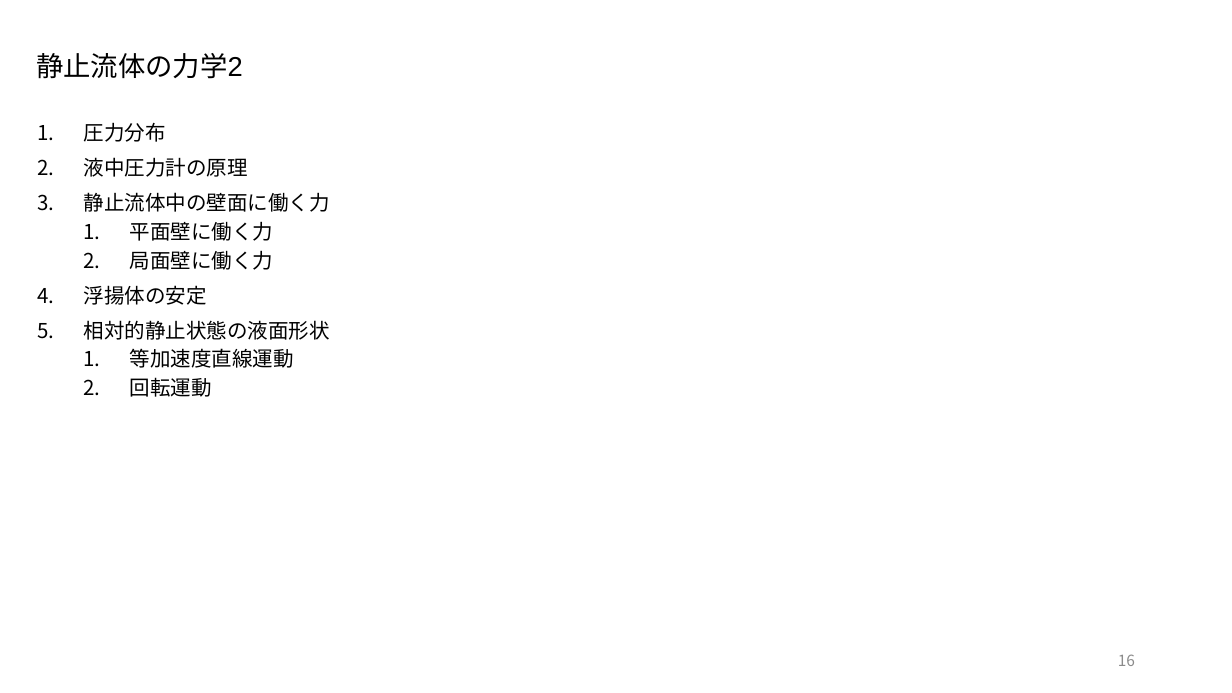
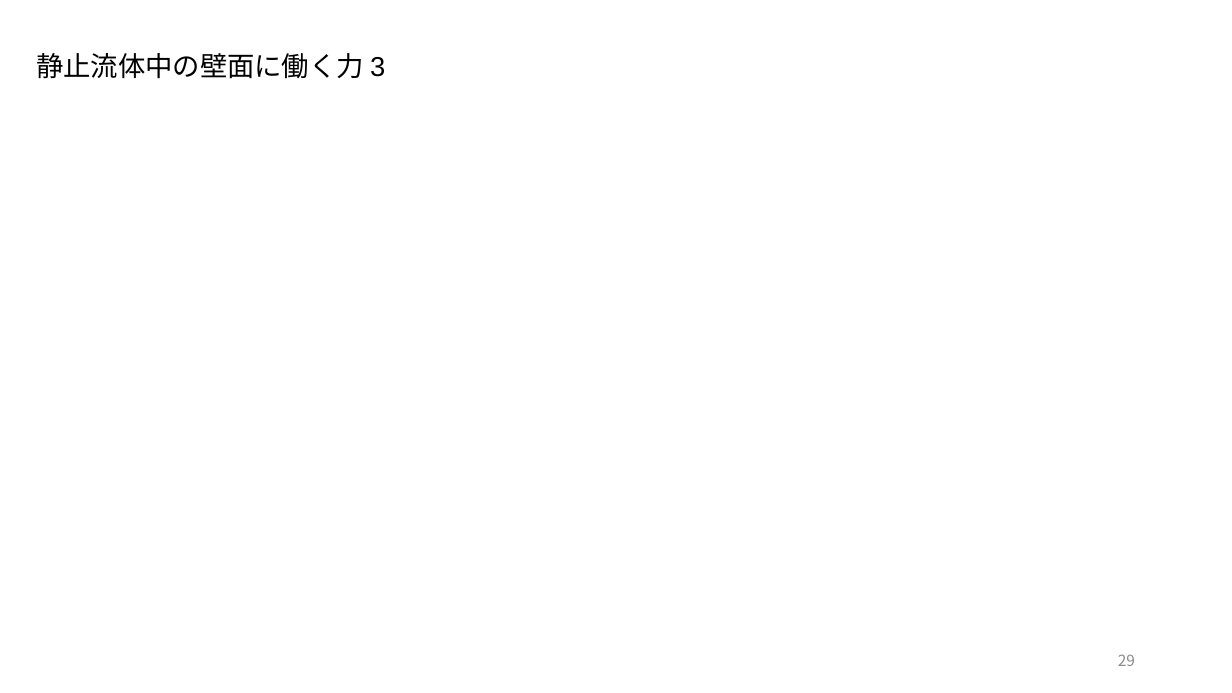
Before and after one commit to akmiccom/markdown_powerpoint, a slide deck: slide 29 of Basics_of_Fluid_Mechanics/Basics_of_Fluid_Mechanics.pptx (slide 16 before the commit). Drawn at 1232x693 pixels with LibreOffice and Linux fonts; fonts in the diff are those of the drawing; background and template pictures are left out. Boxes give left, top, right and bottom in pixels: in the first picture for what was removed or moved away, otherwise in the second. Text is boxed around its words. In the diff, an @@ line names an element or a change of style, - is before the commit and + after.

Commit message:
平面壁に働く力まで完了

```diff
--- a/Basics_of_Fluid_Mechanics/Basics_of_Fluid_Mechanics.pptx
+++ b/Basics_of_Fluid_Mechanics/Basics_of_Fluid_Mechanics.pptx
@@ title at (x1=36, y1=53, x2=385, y2=79): text changed @@
-静止流体の力学2
+静止流体中の壁面に働く力 3
@@ text removed at (x1=84, y1=122, x2=330, y2=397) @@
-1. 圧力分布
-2. 液中圧力計の原理
-3. 静止流体中の壁面に働く力
-  1. 平面壁に働く力
-  2. 局面壁に働く力
-4. 浮揚体の安定
-5. 相対的静止状態の液面形状
-  1. 等加速度直線運動
-  2. 回転運動
@@ page number at (x1=1118, y1=654, x2=1135, y2=666): text changed @@
-16
+29
```
Also in this commit, not shown: 5 other slides changed, 13 slides added, 7 other files.
